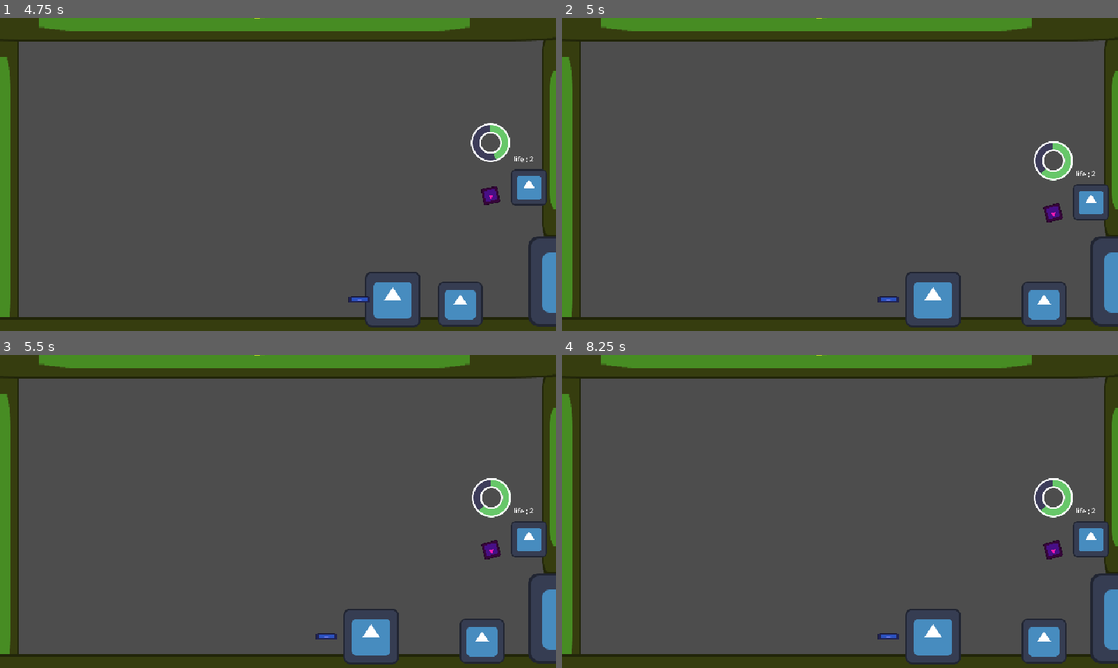
Above: before the commit, frames 1-4 (two rows, left to right).
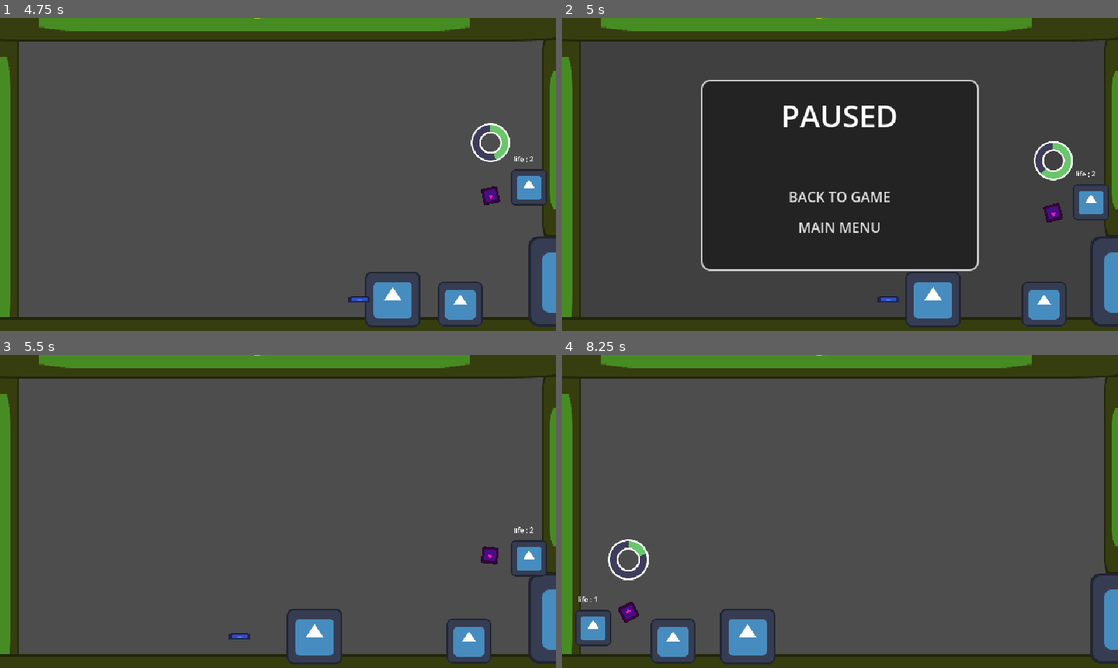
Above: after the commit, the same moments.

Repository: Juawo/hammer-game
Game: Godot game, scene res://scenes/Ui/main_menu.tscn
Two runs of this game, one before a commit and one after it. Both use one fixed random seed, a clock stepped at 60 frames per second and the inputs below. The engine's default icon, where the game draws it, is replaced by a stand-in: a white triangle on a blue panel in a dark square.
Inputs (mouse positions are in pixels of both pictures, inside the frame that each line leads up to):
- Up to frame 1 (4.75 s): click "PLAY" at 0.5 s; tap Enter at 1.25 s; move the mouse to (400, 158) at 1.27 s; press the mouse at (400, 158) at 1.28 s; hold D (right) 1.28-2.78 s; tap W (jump) at 1.52, 2.27, 3.77, 4.52 s; move the mouse to (166, 190) at 2.02 s; release the mouse at (166, 190) at 2.03 s; click (166, 190) at 2.1 s; move the mouse to (333, 105) at 2.77 s; press the mouse at (333, 105) at 2.78 s; hold A (left) 2.78-3.53 s; move the mouse to (250, 237) at 3.52 s; release the mouse at (250, 237) at 3.53 s; hold D (right) from 3.53 s (still down); click (250, 237) at 3.6 s; move the mouse to (444, 221) at 4.27 s; press the mouse at (444, 221) at 4.28 s
- Up to frame 2 (5 s): keep holding D (right); tap Escape (pause_game) at 4.9 s
- Up to frame 3 (5.5 s): release D (right) at 5 s; release the mouse at (444, 558) at 5 s; click (278, 533) at 5 s, where only the run after the commit has a clickable "BACK TO GAME"
- Up to frame 4 (8.25 s): move the mouse to (673, 464) at 5.77 s; hold A (left) 5.78-6.53 s; click (673, 464) at 5.85 s; tap W (jump) at 6.02, 7.52 s; move the mouse to (867, 511) at 6.52 s; press the mouse at (867, 511) at 6.53 s; hold D (right) 6.53-7.28 s; move the mouse to (756, 433) at 7.27 s; release the mouse at (756, 433) at 7.28 s; hold A (left) from 7.28 s (still down); click (756, 433) at 7.35 s; move the mouse to (962, 495) at 8.02 s; press the mouse at (962, 495) at 8.03 s

Frame 1 is identical in both runs. In frame 2, 30% of the frame differs, in the area x 25-75%, y 19-81%; in frame 3, 4.6%; in frame 4, 6.3%.

Commit message:
Add pause menu UI and functionality

Diff:
--- /dev/null
+++ b/scenes/Ui/pause_menu.tscn
@@ -0,0 +1,92 @@
+[gd_scene format=3 uid="uid://2jawntsy4yes"]
+
+[ext_resource type="Script" uid="uid://3m2jr176ljx6" path="res://scripts/Ui/pause_menu.gd" id="1_i8o4h"]
+
+[sub_resource type="StyleBoxFlat" id="StyleBoxFlat_04dxk"]
+bg_color = Color(0.13812661, 0.13812664, 0.13812658, 1)
+border_width_left = 2
+border_width_top = 2
+border_width_right = 2
+border_width_bottom = 2
+corner_radius_top_left = 10
+corner_radius_top_right = 10
+corner_radius_bottom_right = 10
+corner_radius_bottom_left = 10
+
+[node name="PauseMenu" type="Control" unique_id=1351775281]
+process_mode = 3
+visible = false
+layout_mode = 3
+anchors_preset = 15
+anchor_right = 1.0
+anchor_bottom = 1.0
+grow_horizontal = 2
+grow_vertical = 2
+script = ExtResource("1_i8o4h")
+
+[node name="background" type="ColorRect" parent="." unique_id=949774937]
+layout_mode = 1
+anchors_preset = 15
+anchor_right = 1.0
+anchor_bottom = 1.0
+grow_horizontal = 2
+grow_vertical = 2
+color = Color(0.23, 0.23, 0.23, 0.69411767)
+
+[node name="MarginContainer" type="MarginContainer" parent="." unique_id=1223464500]
+layout_mode = 1
+anchors_preset = 15
+anchor_right = 1.0
+anchor_bottom = 1.0
+grow_horizontal = 2
+grow_vertical = 2
+theme_override_constants/margin_left = 160
+theme_override_constants/margin_top = 70
+theme_override_constants/margin_right = 160
+theme_override_constants/margin_bottom = 70
+
+[node name="PanelContainer" type="PanelContainer" parent="MarginContainer" unique_id=601546530]
+z_index = 5
+layout_mode = 2
+theme_override_styles/panel = SubResource("StyleBoxFlat_04dxk")
+
+[node name="MarginContainer" type="MarginContainer" parent="MarginContainer/PanelContainer" unique_id=129008630]
+layout_mode = 2
+theme_override_constants/margin_left = 15
+theme_override_constants/margin_top = 15
+theme_override_constants/margin_right = 15
+theme_override_constants/margin_bottom = 10
+
+[node name="VBoxContainer" type="VBoxContainer" parent="MarginContainer/PanelContainer/MarginContainer" unique_id=495593853]
+layout_mode = 2
+alignment = 1
+
+[node name="title" type="Label" parent="MarginContainer/PanelContainer/MarginContainer/VBoxContainer" unique_id=1974786392]
+layout_mode = 2
+size_flags_vertical = 2
+size_flags_stretch_ratio = 0.67
+theme_override_font_sizes/font_size = 35
+text = "PAUSED"
+horizontal_alignment = 1
+
+[node name="buttons" type="VBoxContainer" parent="MarginContainer/PanelContainer/MarginContainer/VBoxContainer" unique_id=1282079427]
+layout_mode = 2
+size_flags_horizontal = 4
+size_flags_vertical = 6
+
+[node name="back_btn" type="Button" parent="MarginContainer/PanelContainer/MarginContainer/VBoxContainer/buttons" unique_id=569656674]
+layout_mode = 2
+size_flags_horizontal = 4
+size_flags_vertical = 3
+text = "BACK TO GAME"
+flat = true
+
+[node name="return_btn" type="Button" parent="MarginContainer/PanelContainer/MarginContainer/VBoxContainer/buttons" unique_id=1914937612]
+layout_mode = 2
+size_flags_horizontal = 4
+size_flags_vertical = 3
+text = "MAIN MENU"
+flat = true
+
+[connection signal="pressed" from="MarginContainer/PanelContainer/MarginContainer/VBoxContainer/buttons/back_btn" to="." method="_on_back_btn_pressed"]
+[connection signal="pressed" from="MarginContainer/PanelContainer/MarginContainer/VBoxContainer/buttons/return_btn" to="." method="_on_return_btn_pressed"]
--- a/scripts/Autoloads/game_manager.gd
+++ b/scripts/Autoloads/game_manager.gd
@@ -18,7 +18,7 @@
 
 func register_death() -> void :
 	total_deaths += 1
-	# add scene transition with juice
+	# TODO : add scene transition with juice
 	get_tree().reload_current_scene()
 
 func win_game() -> void :
@@ -36,10 +36,10 @@
 
 	if new_pause_state:
 		print("Jogo Pausado - Abrir UI de Pause")
-		#  exibe a Tela de Pause
+		PauseMenu.show_pause_menu()
 	else:
 		print("Jogo Retomado")
-		#  esconde a Tela de Pause
+		PauseMenu.hide_pause_menu()
 
 func get_formated_time() -> String:
 	var minutes := int(total_time) / 60
--- /dev/null
+++ b/scripts/Ui/pause_menu.gd
@@ -0,0 +1,20 @@
+extends Control
+
+var main_menu_scene := load("res://scenes/Ui/main_menu.tscn")
+
+func show_pause_menu() -> void:
+	# TODO : add juice animation
+	show()
+
+func hide_pause_menu() -> void:
+	# TODO : add juice animation
+	hide()
+
+func _on_back_btn_pressed() -> void:
+	hide_pause_menu()
+	GameManager.toggle_pause()
+
+func _on_return_btn_pressed() -> void:
+	# TODO : add transition here
+	hide_pause_menu()
+	get_tree().change_scene_to_packed(main_menu_scene)
Not shown, added: scripts/Ui/pause_menu.gd.uid
